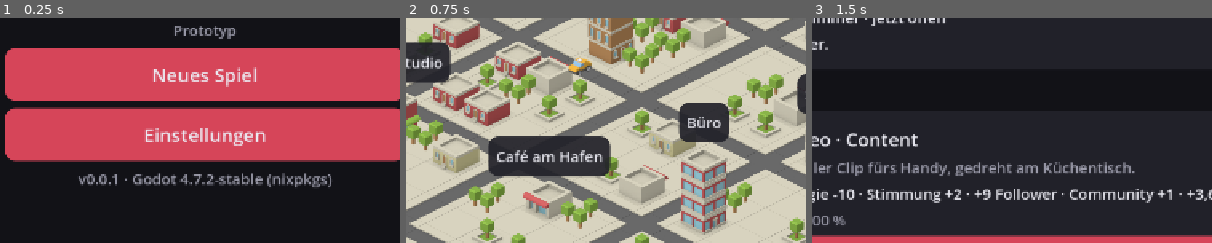
Above: before the commit, frames 1-3 (left to right).
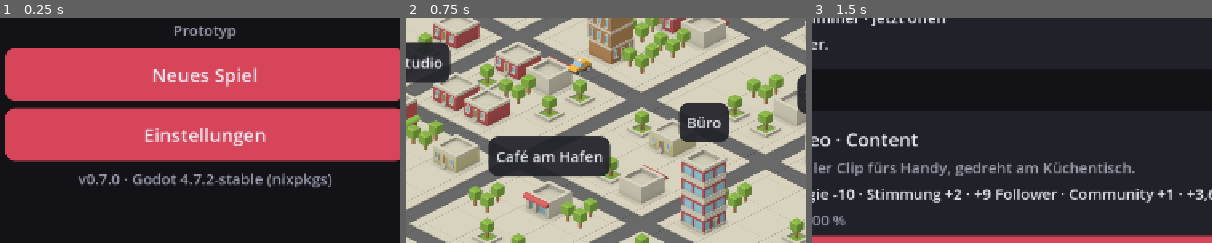
Above: after the commit, the same moments.

Repository: JanScharf265/OFFCamera
Game: Godot game, scene res://scenes/app/app.tscn
The game is run twice, just before and just after one commit, with the same random seed, the same clock (stepped at 60 frames per second) and the same inputs.
Inputs:
- Up to frame 1 (0.25 s): no input
- Up to frame 2 (0.75 s): click "Neues Spiel" at 0.5 s
- Up to frame 3 (1.5 s): click "Wohnung" at 1.25 s
The pictures show only the part of the screen within x 24-74%, y 37-87%; the shares and areas given below are measured in that part.

The runs differ from the first frame. In frame 1, 0.1% of the frame differs, in the area x 24-30%, y 69-75%; in frame 2, nothing differs; in frame 3, nothing differs.

Commit message:
Phase 7, Ticket 7.4: iOS-Build 0.7.0 vorbereitet
Version 0.7.0 (Build 7), eigenes Platzhalter-App-Symbol mit Erzeugerskript,
Werkzeuge vom Export ausgeschlossen. iOS-Export nach Xcode headless geprüft:
Querformat links/rechts, Version, Daten und Grafiken im Paket, Tests nicht.
Gebündelte iPhone-Checkliste (9 Punkte) ersetzt die Einzel-Checklisten.
338/338 Tests grün.

Co-Authored-By: Claude Opus 5.5 <noreply@anthropic.com>

Diff:
--- a/project.godot
+++ b/project.godot
@@ -16,7 +16,7 @@
 
 config/name="OFF CAMERA"
 config/description="Singleplayer-Lebens- und Managementsimulation für iPhone."
-config/version="0.0.1"
+config/version="0.7.0"
 run/main_scene="res://scenes/app/app.tscn"
 run/low_processor_mode=true
 run/max_fps=60
--- /dev/null
+++ b/tools/icon/make_icon.gd
@@ -0,0 +1,40 @@
+extends SceneTree
+## App-Symbol neu erzeugen (eigenes Mini-Projekt, damit die Einstellungen des Spiels nicht stören):
+##   timeout 60 ~/Downloads/Godot.app/Contents/MacOS/Godot --path tools/icon --resolution 1024x1024 \
+##     --quit-after 60 -s make_icon.gd -- "$PWD/assets/icon/app_icon_1024.png"
+## Zeichnet das App-Symbol (1024 × 1024, ohne Transparenz) und speichert es als PNG.
+var frames := 0
+func _initialize() -> void:
+	var bg := ColorRect.new()
+	bg.color = Color(0.84, 0.27, 0.35)
+	bg.size = Vector2(1024, 1024)
+	root.add_child(bg)
+	# Kamerasymbol: Gehäuse, Sucher, Objektiv – durchgestrichen („off camera“)
+	var cam := Control.new()
+	cam.draw.connect(func() -> void:
+		var white := Color(1, 1, 1)
+		var red := Color(0.84, 0.27, 0.35)
+		cam.draw_rect(Rect2(262, 250, 500, 320), white)
+		cam.draw_rect(Rect2(420, 200, 180, 70), white)
+		cam.draw_circle(Vector2(512, 410), 115, red)
+		cam.draw_circle(Vector2(512, 410), 75, white)
+		cam.draw_line(Vector2(250, 620), Vector2(780, 190), red, 46)
+		cam.draw_line(Vector2(250, 620), Vector2(780, 190), white, 22))
+	cam.size = Vector2(1024, 1024)
+	root.add_child(cam)
+	var label := Label.new()
+	label.text = "OFF CAMERA"
+	label.add_theme_font_size_override("font_size", 132)
+	label.add_theme_color_override("font_color", Color(1, 1, 1))
+	label.horizontal_alignment = HORIZONTAL_ALIGNMENT_CENTER
+	label.position = Vector2(0, 690)
+	label.size = Vector2(1024, 200)
+	root.add_child(label)
+	process_frame.connect(_tick)
+func _tick() -> void:
+	frames += 1
+	if frames == 5:
+		var image := root.get_texture().get_image()
+		image.convert(Image.FORMAT_RGB8)  # iOS-Symbole ohne Transparenz
+		image.save_png(OS.get_cmdline_user_args()[0])
+		quit()
--- /dev/null
+++ b/tools/icon/project.godot
@@ -0,0 +1,6 @@
+config_version=5
+[application]
+config/name="IconTool"
+[display]
+window/size/viewport_width=1024
+window/size/viewport_height=1024
Binary file added: assets/icon/app_icon_1024.png
Not shown, added: assets/icon/app_icon_1024.png.import
Not shown, changed: export_presets.cfg
Not shown, changed: CHANGELOG.md
Not shown, changed: README.md
Not shown, added: assets/icon/README.md
Not shown, changed: docs/DECISIONS.md
Not shown, changed: docs/ROADMAP.md
